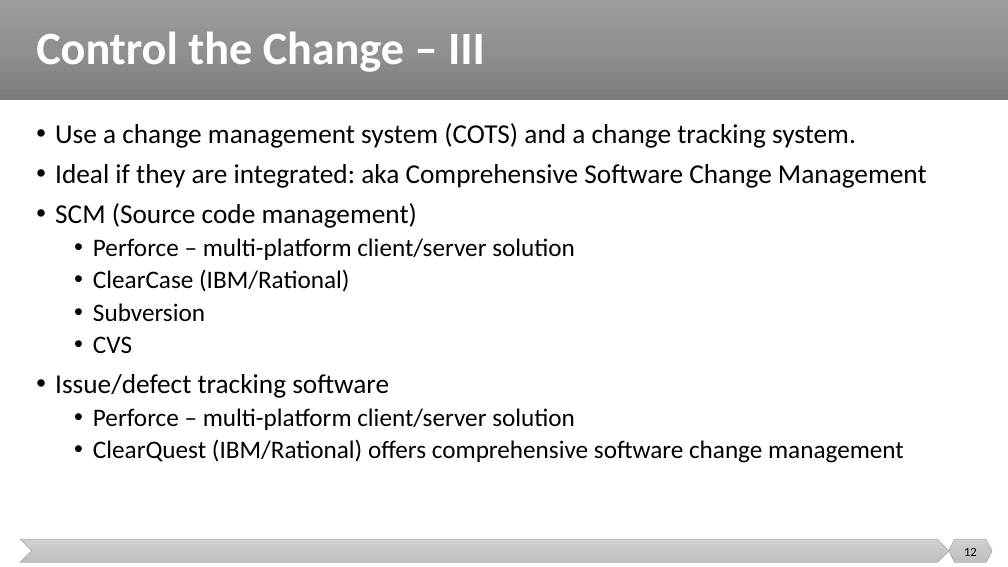
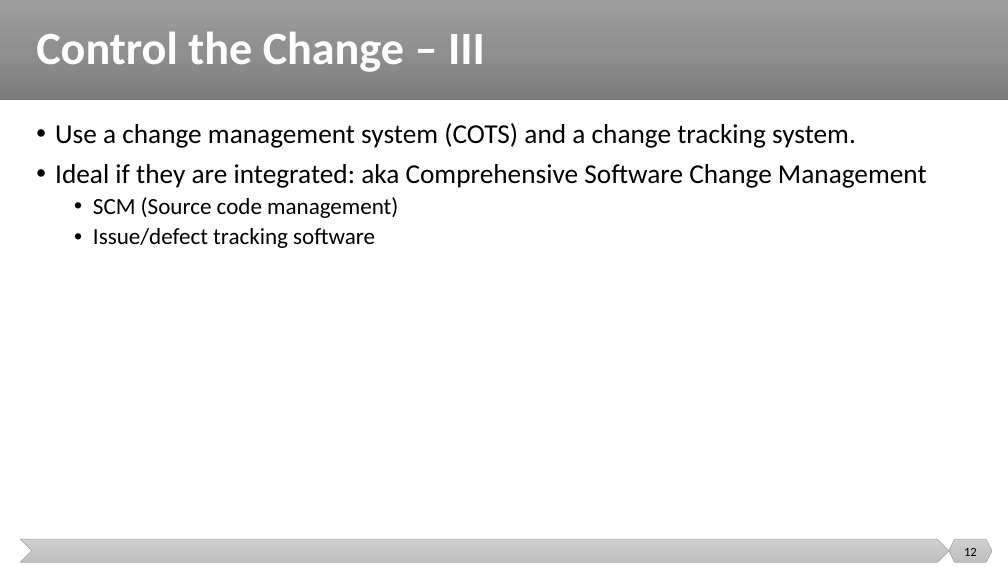
Before and after one commit to malenezi/malenezi, a slide deck: slide 12 of SE423/Lectures/9-Change Management/Change Management.pptx. Drawn at 1008x567 pixels with LibreOffice and Linux fonts; fonts in the diff are those of the drawing. Boxes give left, top, right and bottom in pixels: in the first picture for what was removed or moved away, otherwise in the second. Text is boxed around its words. In the diff, an @@ line names an element or a change of style, - is before the commit and + after.

```diff
--- a/SE423/Lectures/9-Change Management/Change Management.pptx
+++ b/SE423/Lectures/9-Change Management/Change Management.pptx
@@ text at [93,197,398,248]: size 26 to 22 pt in "SCM (Source code management)", "Issue/defect tracking software"; list level 1 to 2 in "SCM (Source code management)"; list level 1 to 2 in "Issue/defect tracking software" @@
@@ text at [93,238,575,353]: paragraphs removed @@
-  • Perforce – multi-platform client/server solution
-  • ClearCase (IBM/Rational)
-  • Subversion
-  • CVS
@@ text at [93,408,904,463]: paragraphs removed @@
-  • Perforce – multi-platform client/server solution
-  • ClearQuest (IBM/Rational) offers comprehensive software change management
```
Also in this commit, not shown: 8 other slides changed, 4 slides added, 1 slide removed, 1 other file.
